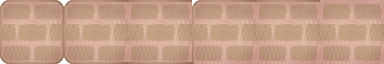
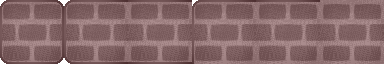
Two versions of the same layered image (384 × 64). Layer-by-layer changes:
added layer "レイヤー 8" in group "セル" over left=0, top=0, right=384, bottom=64
